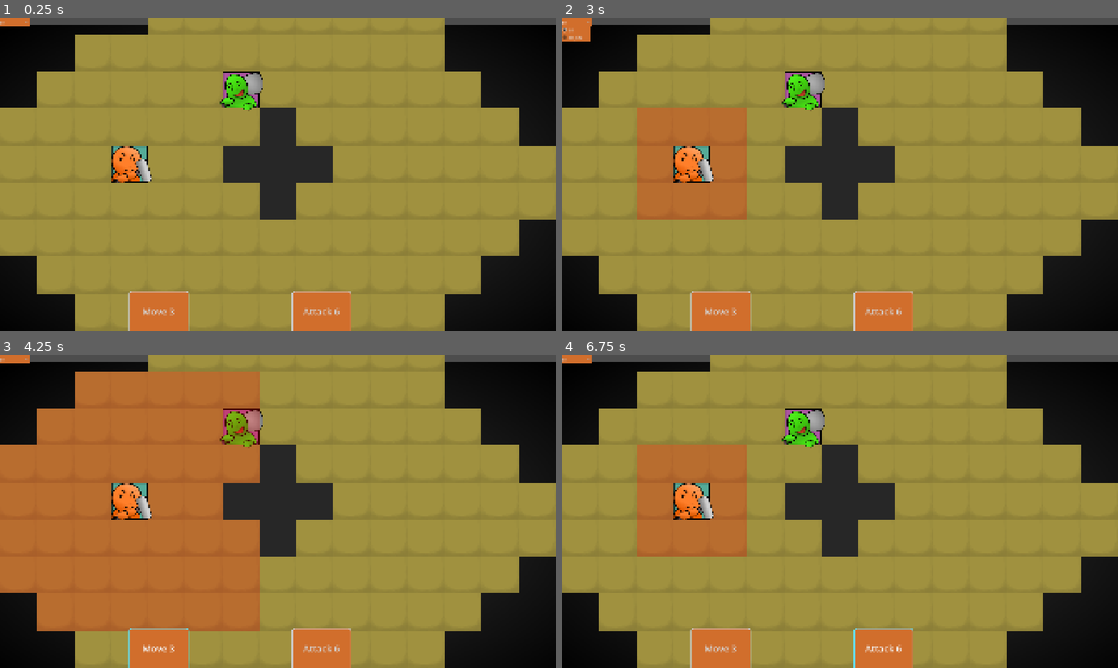
Above: before the commit, frames 1-4 (two rows, left to right).
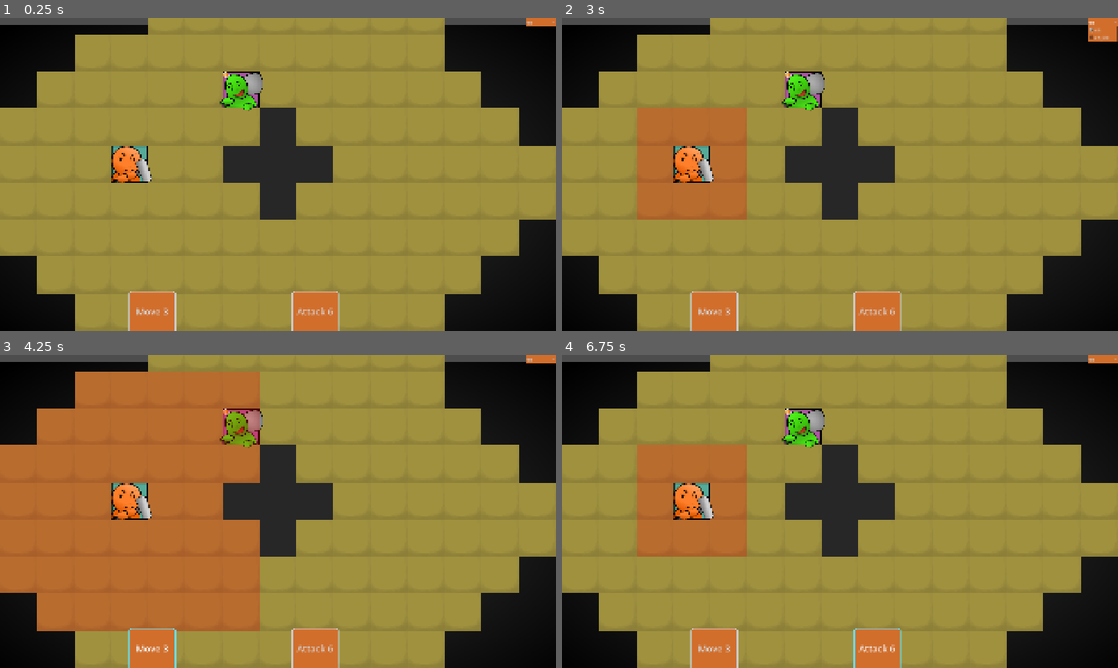
Above: after the commit, the same moments.

Repository: roseupram/rune-raider
Game: Godot game, scene res://main.tscn
Two runs of this game, one before a commit and one after it. Both use one fixed random seed, a clock stepped at 60 frames per second and the inputs below.
Inputs:
- Up to frame 1 (0.25 s): no input
- Up to frame 2 (3 s): click "en" at 0.5 s; click "Move 3" at 1.25 s; click "Attack 6" at 2 s; click "en" at 2.75 s
- Up to frame 3 (4.25 s): click "Move 3" at 3.5 s
- Up to frame 4 (6.75 s): click "Attack 6" at 4.25 s; click "en" at 5 s; click "Move 3" at 5.75 s; click "Attack 6" at 6.5 s

The runs differ from the first frame. In frame 1, 1.2% of the frame differs, in the area x 0-100%, y 0-100%; in frame 2, 1.7%; in frame 3, 1.2%; in frame 4, 1.2%.

Commit message:
gamecontext: effect_library, navigation. move animation

Diff:
--- a/UI/gameplay_ui.tscn
+++ b/UI/gameplay_ui.tscn
@@ -22,9 +22,13 @@
 metadata/_edit_lock_ = true
 
 [node name="OptionButton" type="OptionButton" parent="." unique_id=1823028117]
-layout_mode = 0
-offset_right = 101.0
+layout_mode = 1
+anchors_preset = 1
+anchor_left = 1.0
+anchor_right = 1.0
+offset_left = -101.0
 offset_bottom = 28.0
+grow_horizontal = 0
 selected = 0
 item_count = 2
 popup/item_0/text = "en"
@@ -40,6 +44,7 @@
 offset_top = 0.3199463
 grow_horizontal = 2
 grow_vertical = 0
+mouse_filter = 1
 
 [node name="Card" parent="Cards" unique_id=1829360695 instance=ExtResource("2_pclro")]
 layout_mode = 1
--- a/UI/theme.tres
+++ b/UI/theme.tres
@@ -57,6 +57,31 @@
 corner_radius_top_left = 10
 corner_radius_top_right = 10
 
+[sub_resource type="StyleBoxFlat" id="StyleBoxFlat_eovu6"]
+content_margin_left = 3.0
+content_margin_right = 3.0
+bg_color = Color(0.94, 0.5506834, 0.27260002, 1)
+border_width_left = 2
+border_width_top = 2
+border_width_right = 2
+border_width_bottom = 2
+corner_radius_top_left = 10
+corner_radius_top_right = 10
+corner_radius_bottom_right = 10
+corner_radius_bottom_left = 10
+
+[sub_resource type="StyleBoxFlat" id="StyleBoxFlat_6epsk"]
+bg_color = Color(0.8834109, 0.48114705, 0, 1)
+border_width_left = 2
+border_width_top = 2
+border_width_right = 2
+border_width_bottom = 2
+border_color = Color(1, 1, 1, 1)
+corner_radius_top_left = 10
+corner_radius_top_right = 10
+corner_radius_bottom_right = 10
+corner_radius_bottom_left = 10
+
 [resource]
 Button/colors/font_color = Color(0.83, 0.83, 0.83, 1)
 Button/colors/font_outline_color = Color(0, 0, 0, 1)
@@ -75,3 +100,7 @@
 RedButton/styles/hover = SubResource("StyleBoxFlat_cjfk0")
 RedButton/styles/normal = SubResource("StyleBoxFlat_cjfk0")
 RedButton/styles/pressed = SubResource("StyleBoxFlat_vj6dk")
+dot_label/base_type = &"Label"
+dot_label/styles/normal = SubResource("StyleBoxFlat_eovu6")
+dot_panel/base_type = &"Panel"
+dot_panel/styles/panel = SubResource("StyleBoxFlat_6epsk")
--- a/cards/card.gd
+++ b/cards/card.gd
@@ -14,7 +14,7 @@
 func _update_data():
 	if not is_node_ready(): await  ready
 	var description = data.ID+"_DESP"
-	text=tr(description).format({value=data.value})
+	text=tr(description).format(data)
 # Called every frame. 'delta' is the elapsed time since the previous frame.
 #func _process(delta: float) -> void:
 	#pass
--- a/cards/card.tscn
+++ b/cards/card.tscn
@@ -7,11 +7,10 @@
 resource_local_to_scene = true
 
 [node name="Card" type="Button" unique_id=1829360695]
-custom_minimum_size = Vector2(128, 0)
 anchors_preset = -1
-anchor_right = 0.07300001
+anchor_right = 0.05
 anchor_bottom = 0.119
-offset_right = -12.160019
+offset_right = 95.0
 offset_bottom = -0.5200043
 shortcut = SubResource("Shortcut_4k7q8")
 text = "MOVE_DESP"
--- /dev/null
+++ b/cards/effect_library.gd
@@ -0,0 +1,7 @@
+extends RefCounted
+class_name EffectLibrary
+
+func move():
+	await GameContext.Player.move(GameContext.mouse_pos)
+func attack():
+	await GameContext.Player.attack()
--- a/cards/game_context.gd
+++ b/cards/game_context.gd
@@ -3,5 +3,30 @@
 signal card_played(card_data)
 signal card_selected(card_data:CardData)
 
+var mouse_pos=Vector2.ZERO
+
 var Player
-var Map
+var Map:BaseTileMap :
+	set(m):
+		Map=m
+		update_navi()
+
+var Navi=AStarGrid2D.new()
+
+func find_path(start,end):
+	if start is Vector2:
+		start=Map.global_to_map(start)
+	if end is Vector2:
+		end=Map.global_to_map(end)
+	return Navi.get_point_path(start,end)
+
+func update_navi():
+	if not Map:
+		return
+	Navi.region=Map.get_used_rect()
+	Navi.cell_size=Map.tile_set.tile_size
+	Navi.offset=Navi.cell_size/2
+	Navi.update()
+	Navi.fill_solid_region(Navi.region)
+	for cell in Map.get_used_cells():
+		Navi.set_point_solid(cell,false)
--- a/component/map.gd
+++ b/component/base_map.gd
@@ -1,5 +1,5 @@
 extends TileMapLayer
-class_name MyTileMap
+class_name BaseTileMap
 
 func isvalid(pos):
 	if pos is Vector2:
--- a/component/player.gd
+++ b/component/player.gd
@@ -9,6 +9,12 @@
 var cards
 var enegy
 var enegy_max
+
+func move(pos):
+	var tw = get_tree().create_tween()
+	tw.set_ease(Tween.EASE_OUT_IN)
+	tw.tween_property(self,"position",pos,.1)
+	await tw.finished
 
 func attack():
 	var tween=get_tree().create_tween()
--- a/component/range_layer.gd
+++ b/component/range_layer.gd
@@ -1,4 +1,4 @@
-extends MyTileMap
+extends BaseTileMap
 
 func enable(v,y=0):
 	if v is Vector2i:
--- /dev/null
+++ b/component/unit.gd
@@ -0,0 +1,34 @@
+extends Area2D
+
+var count=0
+var base_move=2
+@onready var text_node = $Control/Panel/Label
+func _ready() -> void:
+	GameContext.card_played.connect(_on_action)
+	count=base_move
+	update_move()
+
+func update_move():
+	text_node.text=str(count)
+
+func _on_action(card):
+	count-=1
+	if count==0:
+		var player_pos=GameContext.Player.position
+		var path = GameContext.find_path(position,player_pos)
+		print(path)
+		var celli = GameContext.Map.global_to_map(position)
+		celli.x-=1
+		var pos=position
+		var Map = GameContext.Map
+		if path and Map.global_to_map(path[1])!=Map.global_to_map(player_pos):
+			pos=Map.to_global(path[1])
+			if position.x!=pos.x:
+				var face_right=pos.x>position.x
+				$AnimatedSprite2D.flip_h=face_right
+		count=base_move
+		update_move()
+		var tween = get_tree().create_tween()
+		tween.tween_property(self,"position",pos,.1)
+		await tween.finished
+	update_move()
--- a/component/unit.tscn
+++ b/component/unit.tscn
@@ -1,6 +1,7 @@
 [gd_scene format=3 uid="uid://cdt5dab7nnvtx"]
 
 [ext_resource type="Texture2D" uid="uid://15hh3obduirc" path="res://images/enemy.svg" id="1_btf8p"]
+[ext_resource type="Script" uid="uid://f3pa7dsnb2fq" path="res://component/unit.gd" id="1_oq0x7"]
 
 [sub_resource type="RectangleShape2D" id="RectangleShape2D_k4y1u"]
 size = Vector2(128, 128)
@@ -17,9 +18,38 @@
 }]
 
 [node name="Unit" type="Area2D" unique_id=1954289715]
+script = ExtResource("1_oq0x7")
 
 [node name="CollisionShape2D" type="CollisionShape2D" parent="." unique_id=1157809008]
 shape = SubResource("RectangleShape2D_k4y1u")
 
 [node name="AnimatedSprite2D" type="AnimatedSprite2D" parent="." unique_id=2088623983]
 sprite_frames = SubResource("SpriteFrames_ctwoc")
+
+[node name="Control" type="Control" parent="." unique_id=1359668502]
+layout_mode = 3
+anchors_preset = 0
+offset_left = -64.0
+offset_top = -64.0
+offset_right = 64.0
+offset_bottom = 64.0
+
+[node name="Panel" type="Panel" parent="Control" unique_id=1006199554]
+layout_mode = 0
+offset_left = 2.0
+offset_top = 2.0
+offset_right = 22.0
+offset_bottom = 22.0
+theme_type_variation = &"dot_panel"
+
+[node name="Label" type="Label" parent="Control/Panel" unique_id=1672382887]
+layout_mode = 1
+anchors_preset = 15
+anchor_right = 1.0
+anchor_bottom = 1.0
+grow_horizontal = 2
+grow_vertical = 2
+theme_override_font_sizes/font_size = 14
+text = "2"
+horizontal_alignment = 1
+vertical_alignment = 1
--- a/main.gd
+++ b/main.gd
@@ -7,6 +7,8 @@
 var select_card:CardData
 
 var target_y = 0
+#var effect_lib = load("res://cards/effect_library.gd").new()
+var effect_lib = EffectLibrary.new()
 
 func _ready() -> void:
 	GameContext.Player=$Player
@@ -44,13 +46,14 @@
 	if event.is_action_released("click"):
 		var pos = get_viewport().get_mouse_position()
 		pos=$Camera.to_global(pos)
-		if $RangeLayer.isvalid(pos):
-			if select_card :
-				match select_card.effect:
-					"move":
-						$Player.global_position = $Map.snap_to_global(pos)
-					"attack":
-						$Player.attack()
+		if $RangeLayer.isvalid(pos) and select_card:
+			var effect_fn:Callable = effect_lib[select_card.effect]
+			GameContext.mouse_pos = $Map.snap_to_global(pos)
+			if effect_fn:
+				await effect_fn.call()
+			else:
+				push_error("no effect [%s]" % select_card.effect)
+			GameContext.card_played.emit(select_card)
 			$RangeLayer.clear()
 			#show_circle_range(1)
 	elif  event is InputEventMouseButton:
--- a/main.tscn
+++ b/main.tscn
@@ -3,7 +3,7 @@
 [ext_resource type="Script" uid="uid://bqiqfeau8st8d" path="res://main.gd" id="1_h2yge"]
 [ext_resource type="Texture2D" uid="uid://dc8f8ifeox8tu" path="res://images/ground.png" id="2_0xm2m"]
 [ext_resource type="PackedScene" uid="uid://c3b0cc4vo8p63" path="res://UI/gameplay_ui.tscn" id="2_1bvp3"]
-[ext_resource type="Script" uid="uid://2q27tmqolrsa" path="res://component/map.gd" id="3_4c57u"]
+[ext_resource type="Script" uid="uid://2q27tmqolrsa" path="res://component/base_map.gd" id="3_4c57u"]
 [ext_resource type="PackedScene" uid="uid://brrb78dma5tl2" path="res://component/range_tile.tscn" id="3_7mycd"]
 [ext_resource type="Texture2D" uid="uid://ck314n5ii52e2" path="res://component/red.tres" id="4_272bh"]
 [ext_resource type="Script" uid="uid://bfvu5gujiv6cj" path="res://component/camera.gd" id="5_lquwl"]
@@ -22,13 +22,21 @@
 fill = 1
 fill_from = Vector2(0.5140187, 0.5150571)
 
+[sub_resource type="NavigationPolygon" id="NavigationPolygon_4c57u"]
+vertices = PackedVector2Array(64, 64, -64, 64, -64, -64, 64, -64)
+polygons = Array[PackedInt32Array]([PackedInt32Array(0, 1, 2, 3)])
+outlines = Array[PackedVector2Array]([PackedVector2Array(-64, -64, 64, -64, 64, 64, -64, 64)])
+agent_radius = 0.0
+
 [sub_resource type="TileSetAtlasSource" id="TileSetAtlasSource_h2yge"]
 texture = ExtResource("2_0xm2m")
 texture_region_size = Vector2i(128, 128)
 0:0/0 = 0
+0:0/0/navigation_layer_0/polygon = SubResource("NavigationPolygon_4c57u")
 
 [sub_resource type="TileSet" id="TileSet_ig7tw"]
 tile_size = Vector2i(128, 128)
+navigation_layer_0/layers = 1
 sources/0 = SubResource("TileSetAtlasSource_h2yge")
 
 [sub_resource type="TileSetAtlasSource" id="TileSetAtlasSource_5vw27"]
--- a/project.godot
+++ b/project.godot
@@ -27,6 +27,7 @@
 
 window/size/viewport_width=1920
 window/size/viewport_height=1080
+window/size/mode=3
 window/stretch/mode="canvas_items"
 
 [gui]
Not shown, added: cards/effect_library.gd.uid
Renamed: component/map.gd.uid -> component/base_map.gd.uid
Not shown, added: component/unit.gd.uid
Binary file changed: translation/card.en.translation
Binary file changed: translation/card.zh_CN.translation
